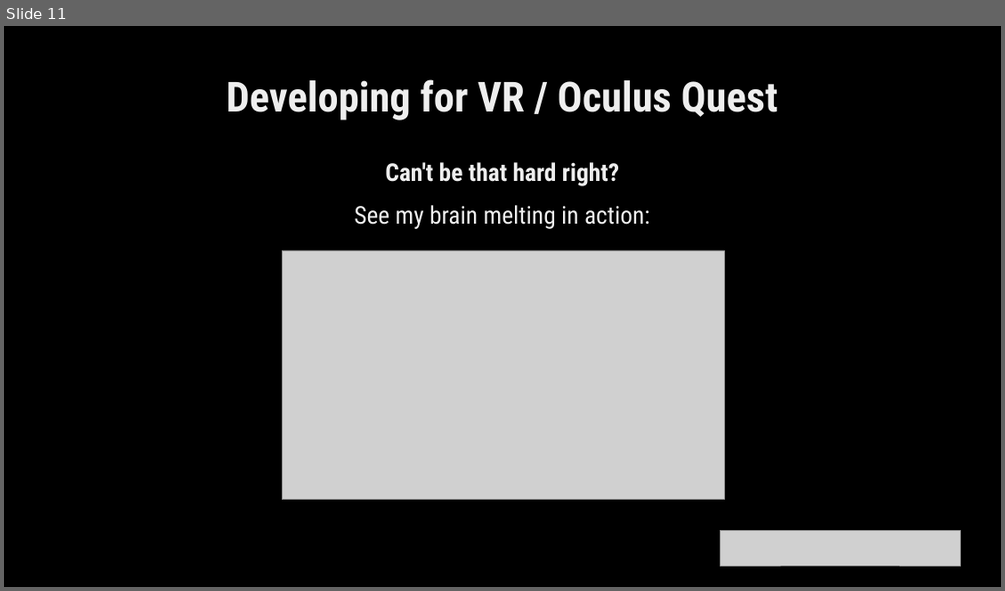
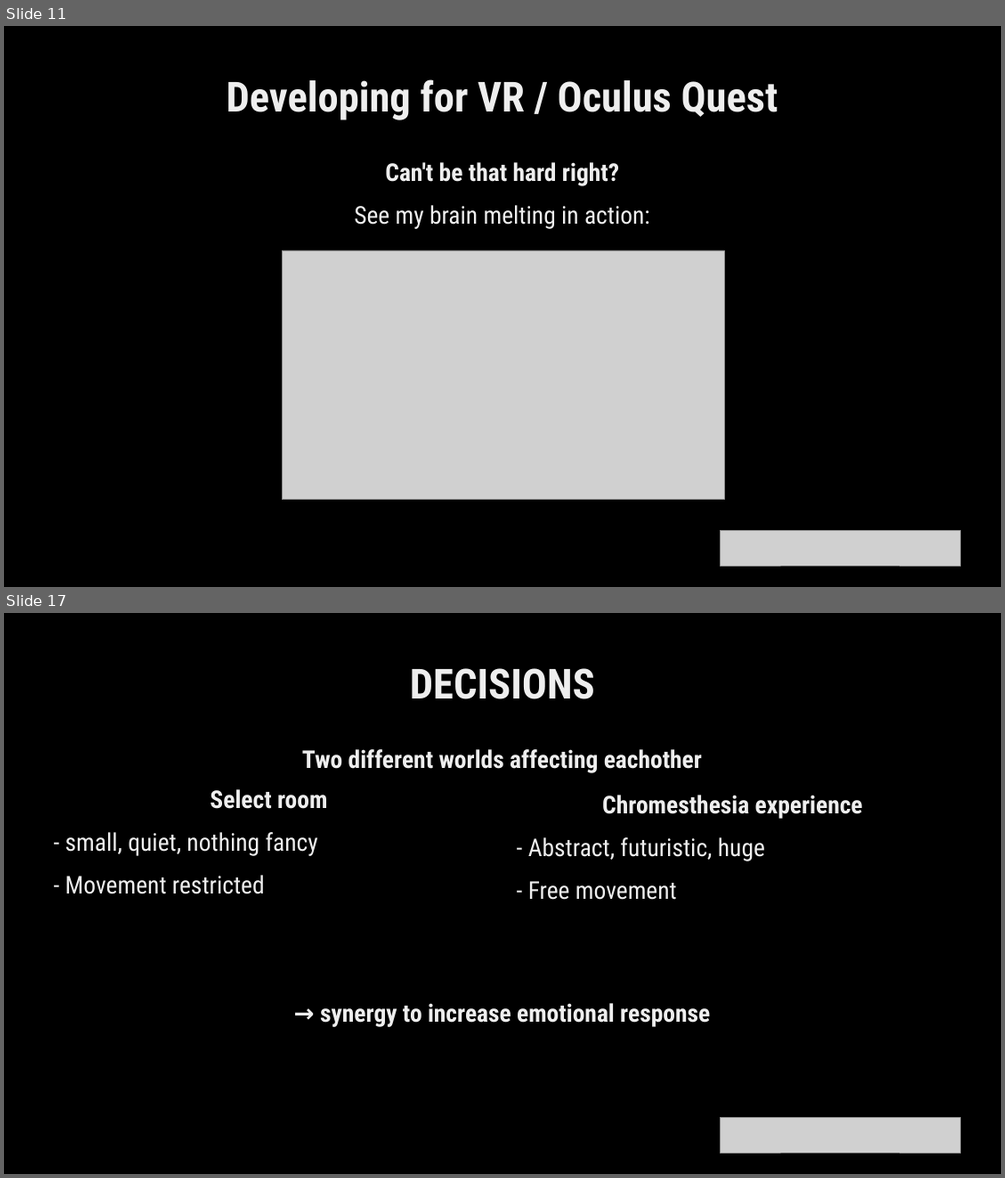
Before and after one commit to etlaM21/Chromesthesia, a slide deck: FINAL_PRESENTATON.odp. Shown one above the other, each under a label of ours: slide 11 before the commit, slides 11 and 17 after it; the slides between them are not shown. The pictures are 1005x591 and 1005x1178 pixels, drawn with LibreOffice and Linux fonts; fonts in the diff are those of the drawing; grey boxes stand for pictures. Boxes give left, top, right and bottom in pixels: in the first picture for what was removed or moved away, otherwise in the second. Text is boxed around its words. In the diff, an @@ line names an element or a change of style, - is before the commit and + after.

```diff
--- a/FINAL_PRESENTATON.odp
+++ b/FINAL_PRESENTATON.odp
@@ slide 17 added at [4,613,1001,1174], background #FFFFFF @@
@@ rectangle added at [4,613,1001,1174], fill #000000, outline #808080 0 pt @@
@@ title added at [410,668,595,699], 44 pt, text #EEEEEE, bold @@
+DECISIONS
@@ text added at [302,749,702,773], 26 pt, text #EEEEEE, bold @@
+Two different worlds affecting eachother
@@ text added at [65,789,327,894], 26 pt, text #EEEEEE @@
+Select room
+- small, quiet, nothing fancy
+- Movement restricted
@@ text added at [528,795,863,900], 26 pt, text #EEEEEE @@
+Chromesthesia experience
+- Abstract, futuristic, huge
+- Free movement
@@ text added at [320,1003,710,1027], 26 pt, text #EEEEEE, bold @@
+→ synergy to increase emotional response
@@ picture added at [720,1117,960,1152] @@
```
Also in this commit, not shown: 1 slide changed, 8 other slides added, 1 slide removed, 2 other files.
